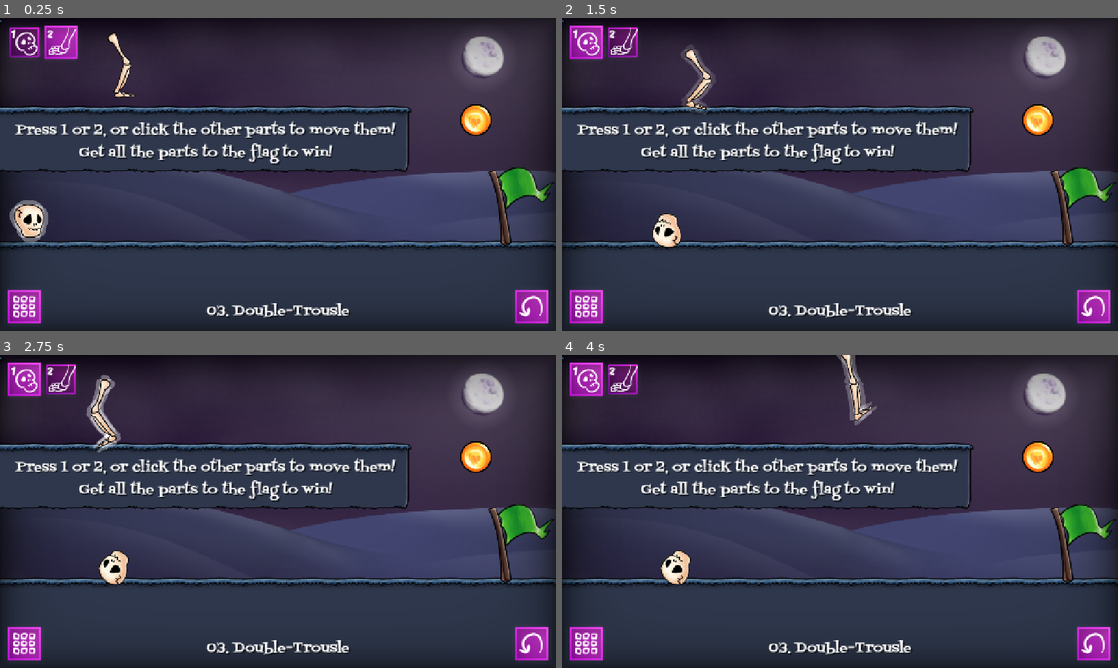
Above: before the commit, frames 1-4 (two rows, left to right).
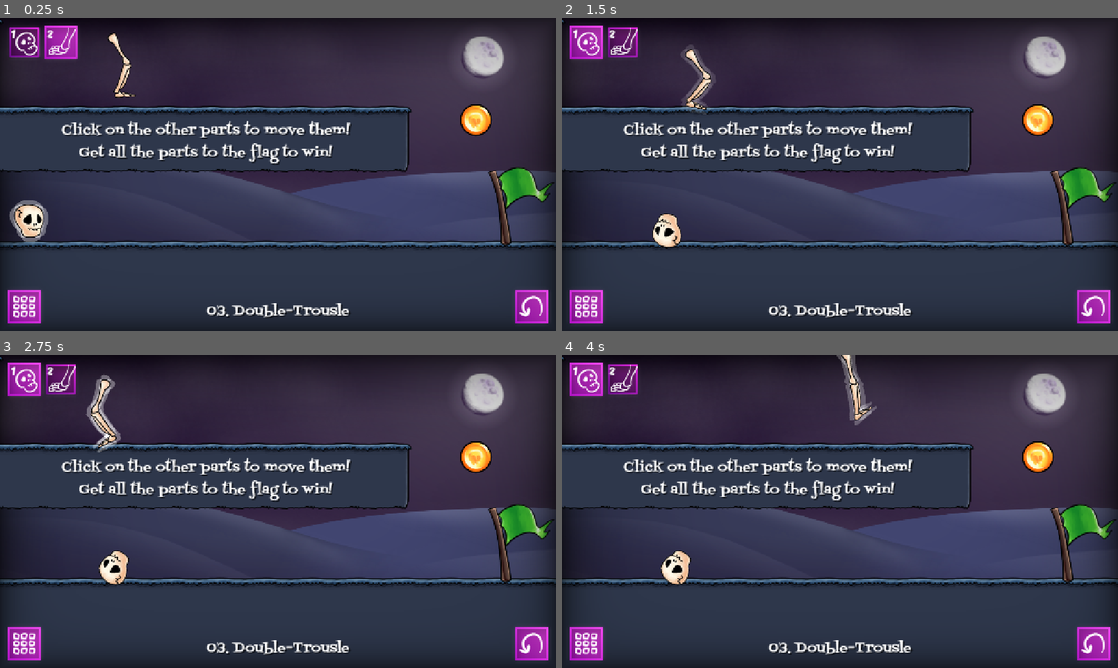
Above: after the commit, the same moments.

Repository: KettLovahr/ludum-dare-58
Game: Godot game, scene res://Scenes/Levels/Level3_V2.tscn
Two runs of this game, one before a commit and one after it. Both use one fixed random seed, a clock stepped at 60 frames per second and the inputs below. This scene is started directly instead of the project's main scene. The engine's default icon, where the game draws it, is replaced by a stand-in: a white triangle on a blue panel in a dark square.
Inputs (mouse positions are in pixels of both pictures, inside the frame that each line leads up to):
- Up to frame 1 (0.25 s): no input
- Up to frame 2 (1.5 s): move the mouse to (589, 230) at 0.52 s; hold Right (move_right) from 0.53 s (still down); tap Space (move_action) at 0.6, 1.35 s; click (589, 230) at 0.67 s; tap Up (move_up) at 0.77 s; move the mouse to (684, 74) at 1.27 s; click (684, 74) at 1.42 s
- Up to frame 3 (2.75 s): tap Up (move_up) at 1.52 s; move the mouse to (333, 442) at 2.02 s; release Right (move_right) at 2.03 s; hold Left (move_left) from 2.03 s (still down); tap Space (move_action) at 2.1 s
- Up to frame 4 (4 s): move the mouse to (812, 574) at 2.77 s; release Left (move_left) at 2.78 s; hold Right (move_right) from 2.78 s (still down); tap Space (move_action) at 2.85, 3.6 s; click (812, 574) at 2.92 s; tap Up (move_up) at 3.02, 3.77 s; move the mouse to (1006, 558) at 3.52 s

The runs differ from the first frame. In frame 1, 1.7% of the frame differs, in the area x 2-72%, y 32-39%; in frame 2, 1.7%; in frame 3, 1.7%; in frame 4, 1.7%.

Commit message:
update texto do tutorial

Diff:
--- a/Scenes/Levels/Level3_V2.tscn
+++ b/Scenes/Levels/Level3_V2.tscn
@@ -179,7 +179,7 @@
 offset_bottom = 335.0
 grow_horizontal = 2
 grow_vertical = 0
-text = "Press 1 or 2, or click the other parts to move them!
+text = "Click on the other parts to move them!
 Get all the parts to the flag to win!"
 label_settings = SubResource("LabelSettings_57lp3")
 horizontal_alignment = 1
